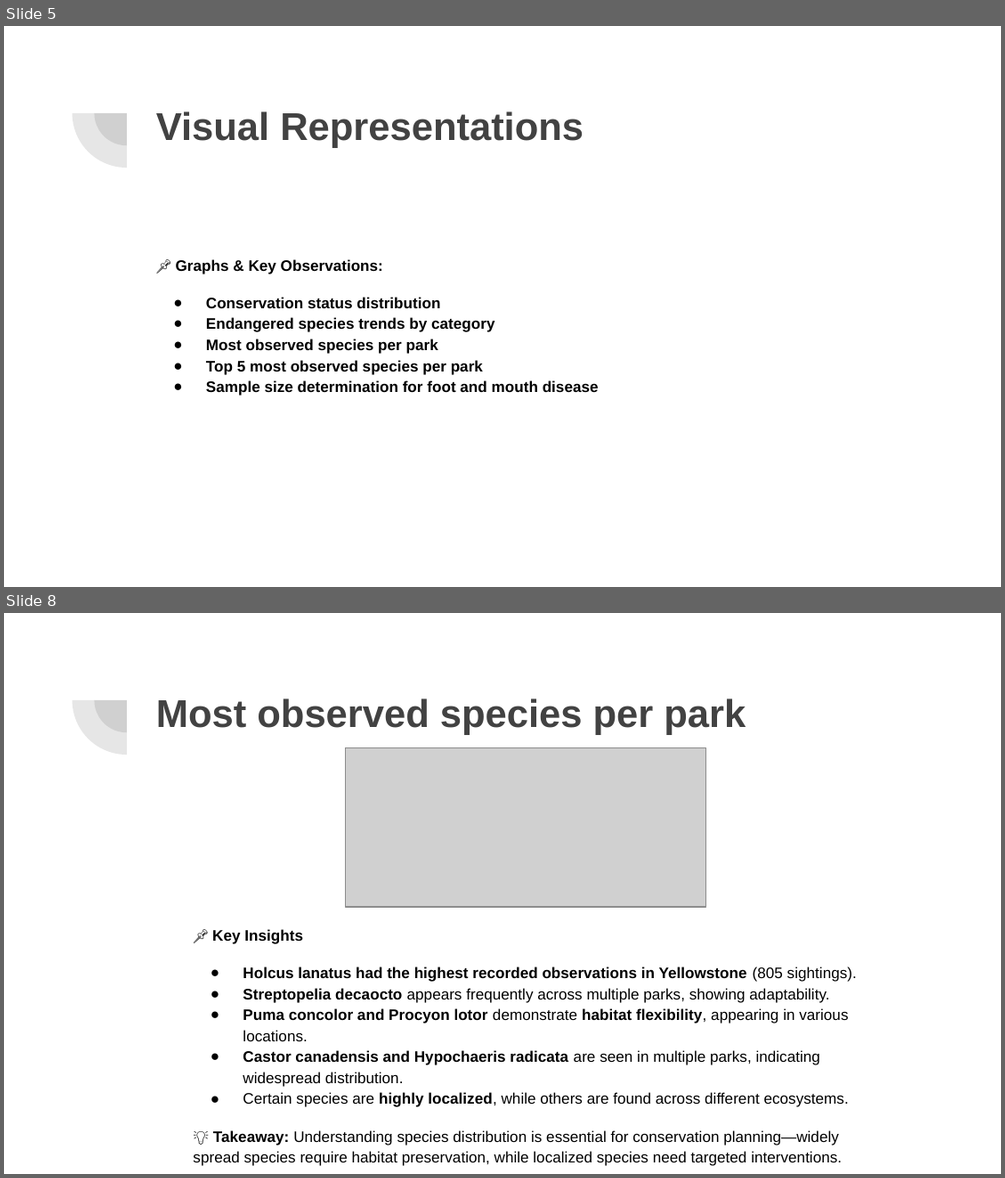
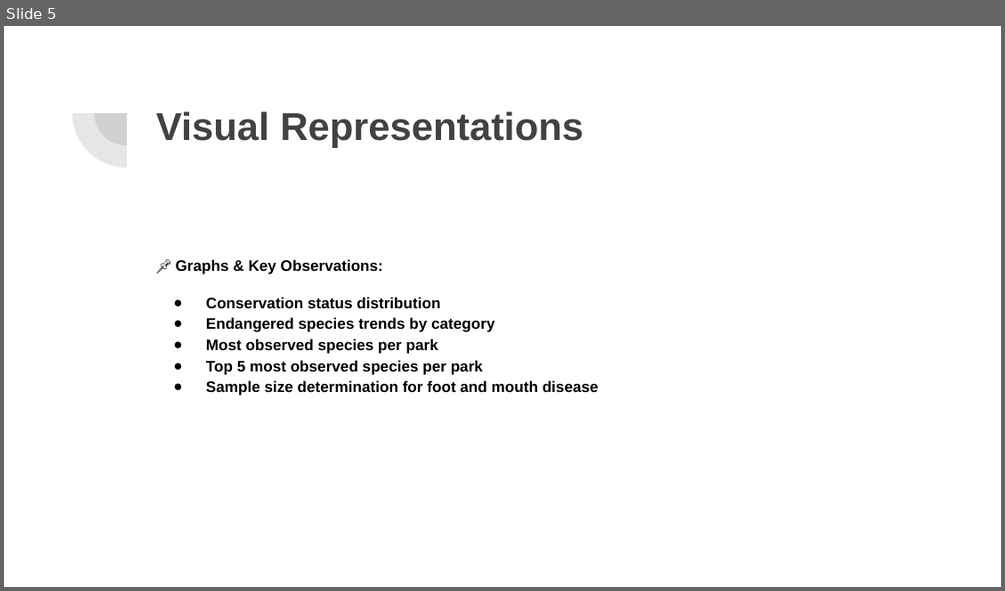
Before and after one commit to gabrielarcangelbol/biodiversity-in-national-parks, a slide deck: Exploring Biodiversity & Conservation in National Parks.pptx. Shown one above the other, each under a label of ours: slides 5 and 8 before the commit, slide 5 after it; the slides between them are not shown. The pictures are 1005x1178 and 1005x591 pixels, drawn with LibreOffice and Linux fonts; fonts in the diff are those of the drawing; grey boxes stand for pictures. Boxes give left, top, right and bottom in pixels: in the first picture for what was removed or moved away, otherwise in the second. Text is boxed around its words. In the diff, an @@ line names an element or a change of style, - is before the commit and + after.

```diff
--- a/Exploring Biodiversity & Conservation in National Parks.pptx
+++ b/Exploring Biodiversity & Conservation in National Parks.pptx
@@ slide 8 removed at (4,613,1001,1174), background #FFFFFF; not listed: 2 template elements that a slide beside it also shows @@
@@ title removed at (156,698,745,735) @@
-Most observed species per park
@@ picture removed at (346,747,707,906) @@
@@ text removed at (193,929,857,1166) @@
-📌 Key Insights
-● Holcus lanatus had the highest recorded observations in Yellowstone (805 sightings).
-● Streptopelia decaocto appears frequently across multiple parks, showing adaptability.
-● Puma concolor and Procyon lotor demonstrate habitat flexibility, appearing in various locations.
-● Castor canadensis and Hypochaeris radicata are seen in multiple parks, indicating widespread distribution.
-● Certain species are highly localized, while others are found across different ecosystems.
-💡 Takeaway: Understanding species distribution is essential for conservation planning—widely spread species require habitat preservation, while localized species need targeted interventions.
```
Also in this commit, not shown: 9 slides changed, 1 slide added.
